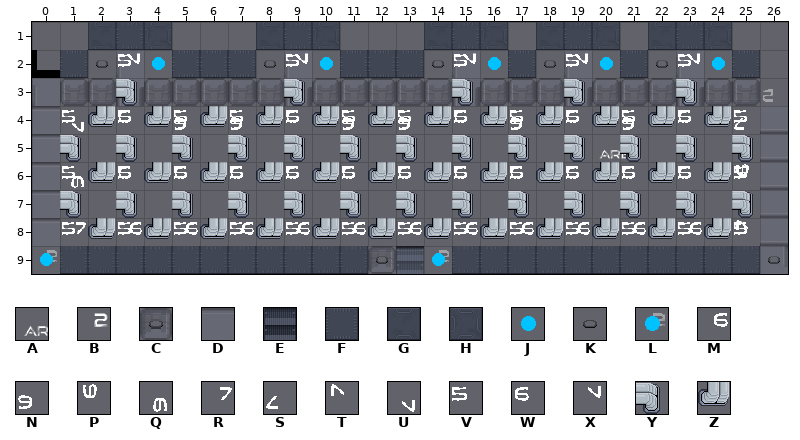
A Tiled map gets an edit: cocos/Code/assets/resources/map/map_1-3-E-2.tmx. This is how it looked before the edit.
Cells are 32x32 px. Shown: x 0..26, y 1..9.
Key: from "proba_scifi": A 150, B 154; from "scifi_tileset_02": C 21 turned 180, D 42, E 47 turned 90, F 114, G 116, H 117, J 134, K 135, L 154, M 158, N 158 turned 180, P 158 turned 270, Q 158 turned 90, R 159, S 159 turned 180, T 159 turned 270, U 159 turned 90, V 167, W 168, X 169 turned 90, Y 178, Z 178 turned 90.
_ is an empty cell.
Layer "Tile Layer 5" before, first column x 0:
 1 ___________________________
 2 ___X_____X_____X___X___X___
 3 ___Y_____Y_____Y___Y___Y___
 4 _UZWZNZNZWZNZNZWZNZWZNZWZS_
 5 _Y_Y_Y_Y_Y_Y_Y_Y_Y_Y_Y_Y_Y_
 6 _QZWZWZWZWZWZWZWZWZWZWZWZP_
 7 _Y_Y_Y_Y_Y_Y_Y_Y_Y_Y_Y_Y_Y_
 8 _RZMZMZMZMZMZMZMZMZMZMZMZT_
 9 ___________________________
Layer "tile" before, first column x 0:
 1 ___________________________
 2 ___V_____V_____V___V___V___
 3 ___________________________
 4 _V_V_V_V_V_V_V_V_V_V_V_V_V_
 5 ___________________________
 6 _V_V_V_V_V_V_V_V_V_V_V_V_V_
 7 ___________________________
 8 _V_V_V_V_V_V_V_V_V_V_V_V_V_
 9 ___________________________
Layer "w" before, first column x 5:
 3 _________________
 4 _________________
 5 _________________
 6 _________________
 7 _________________
 8 _________________
 9 FFFFFFFK_JFFFFFFF
After:
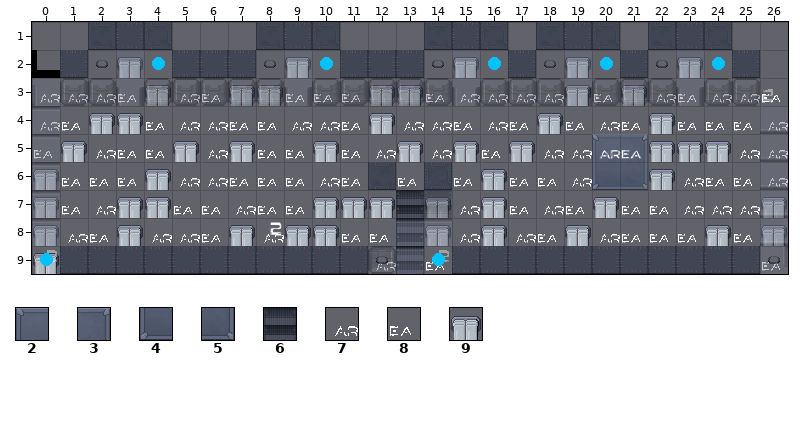
Further tiles: from "proba_scifi": 2 98, 3 99, 4 106, 5 107; from "scifi_tileset_02": 6 32, 7 150, 8 151, 9 183.
See-through tiles are keyed as they look on the map.
From old to new:
Changed rows in their new state; . is an unchanged cell.
Layer "f":
first column x 0:
 2 ...9.....9.....9...9...9...
 3 777897899888998777798978778
 4 789987788778977878987898887
 5 897889798898797989772399977
 6 988897788878.8.898874597887
 7 9879988788999.9798789887779
 8 9789778979988.9797897888989
 9 9...........7.8...........8
Layer "p":
first column x 13:
 7 E
 8 E
Layer "s":
first column x 13:
 7 66
 8 DD
Layer "Tile Layer 5" (removed):
first column x 1:
 2 .._....._....._..._..._..
 3 .._....._....._..._..._..
 4 _________________________
 5 _._._._._._._._._._._._._
 6 _________________________
 7 _._._._._._._._._._._._._
 8 _________________________
Layer "tile" (removed):
first column x 1:
 2 .._....._....._..._..._..
 4 _._._._._._._._._._._._._
 6 _._._._._._._._._._._._._
 8 _._._._._._._._._._._._._
Layer "w":
first column x 12:
 6 G.H
Boxes around the changes in both pictures, in picture pixels (x1, y1, x2, y2):
changed: (33, 53, 788, 274)
